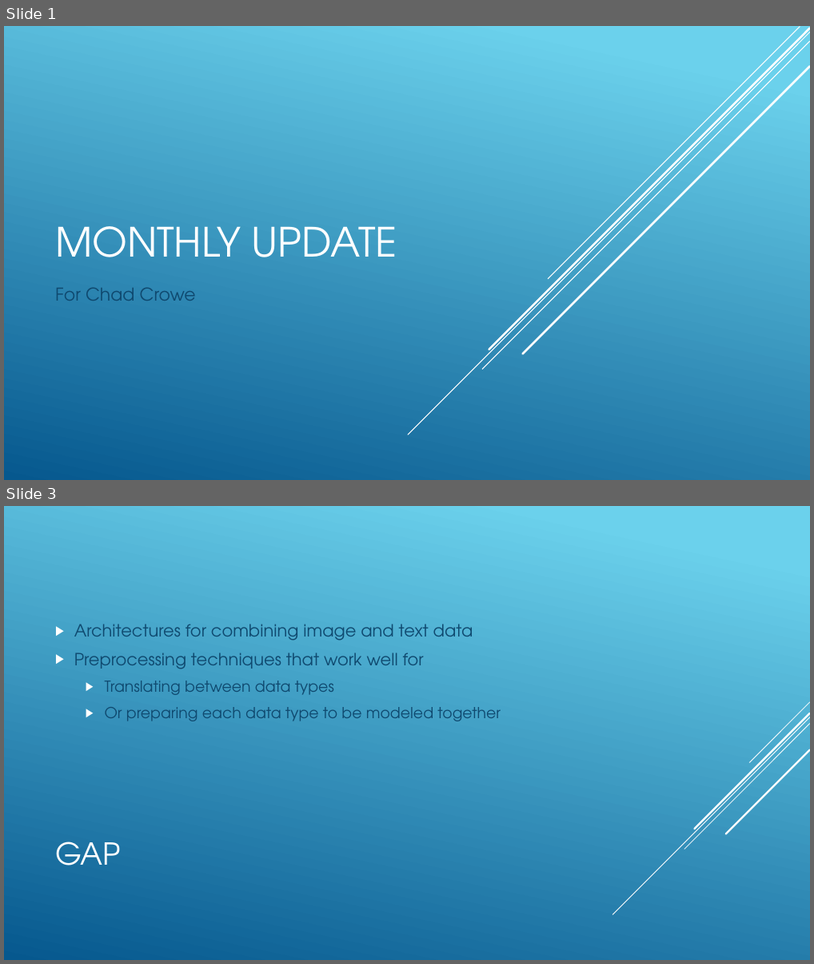
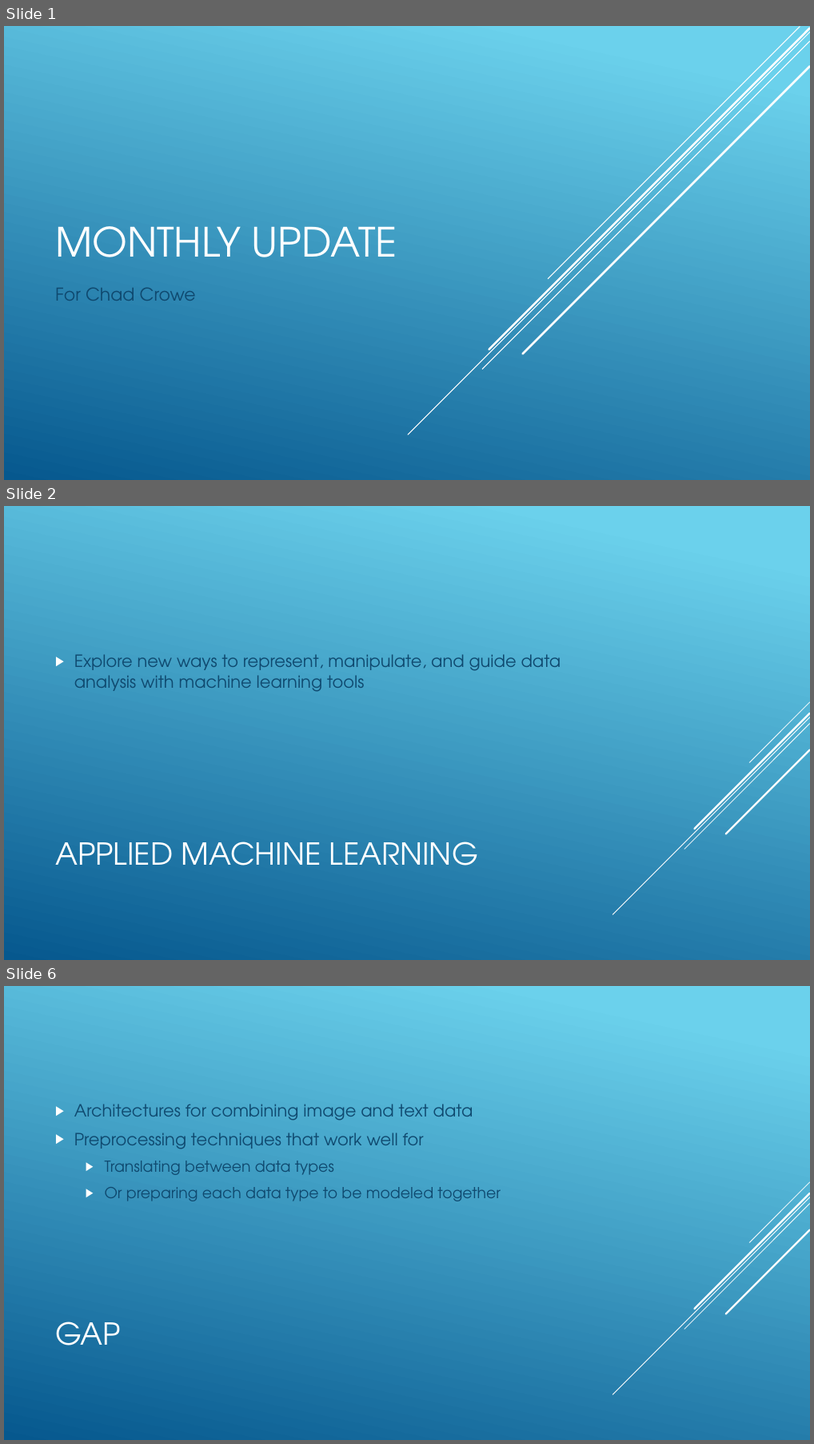
Before and after one commit to cpluspluscrowe/ResearchDirectionsTermPaper, a slide deck: Monthly Update.pptx. Shown one above the other, each under a label of ours: slides 1 and 3 before the commit, slides 1, 2 and 6 after it; the slides between them are not shown. The pictures are 814x964 and 814x1444 pixels, drawn with LibreOffice and Linux fonts; fonts in the diff are those of the drawing. Boxes give left, top, right and bottom in pixels: in the first picture for what was removed or moved away, otherwise in the second. Text is boxed around its words. In the diff, an @@ line names an element or a change of style, - is before the commit and + after.

```diff
--- a/Monthly Update.pptx
+++ b/Monthly Update.pptx
@@ slide 2 added at box(4, 506, 810, 960), background gradient #6ED2EB to #06588E; not listed: 5 template elements that a slide beside it also shows @@
@@ text added at box(74, 654, 562, 692), 20 pt, text #0F496F @@
+▶ Explore new ways to represent, manipulate, and guide data analysis with machine learning tools
@@ title added at box(55, 841, 478, 865), 36 pt, text #FFFFFF @@
+APPLIED MACHINE LEARNING
@@ what was slide 3 is now slide 6 @@
```
Also in this commit, not shown: 2 slides changed, 4 other slides added, 1 slide removed.
